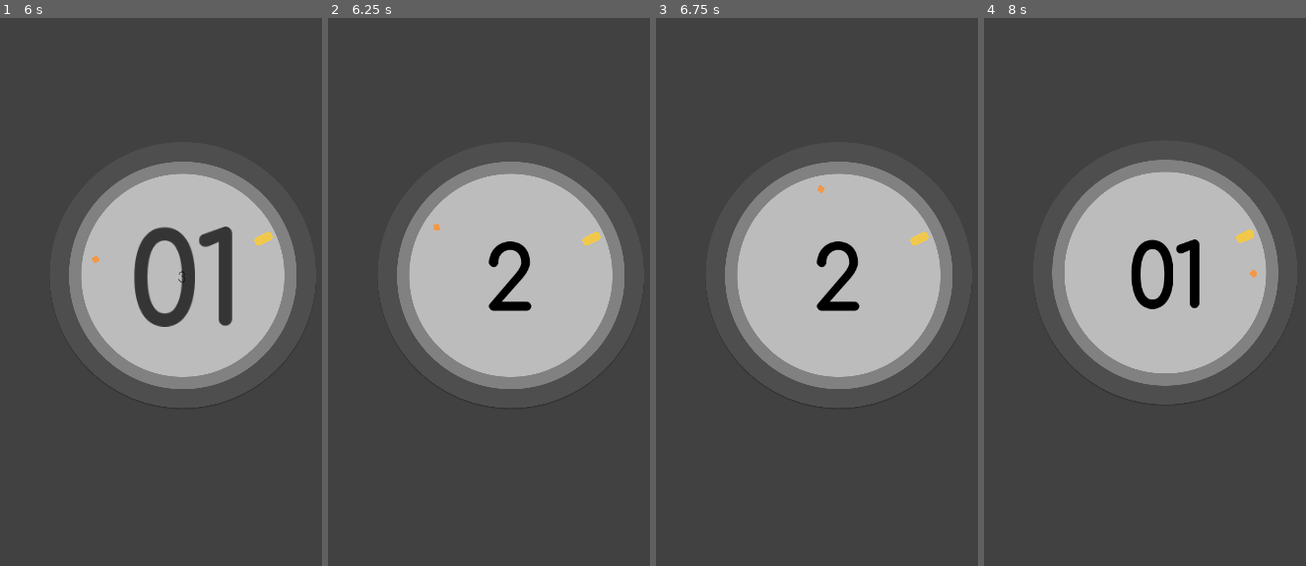
Above: before the commit, frames 1-4 (left to right).
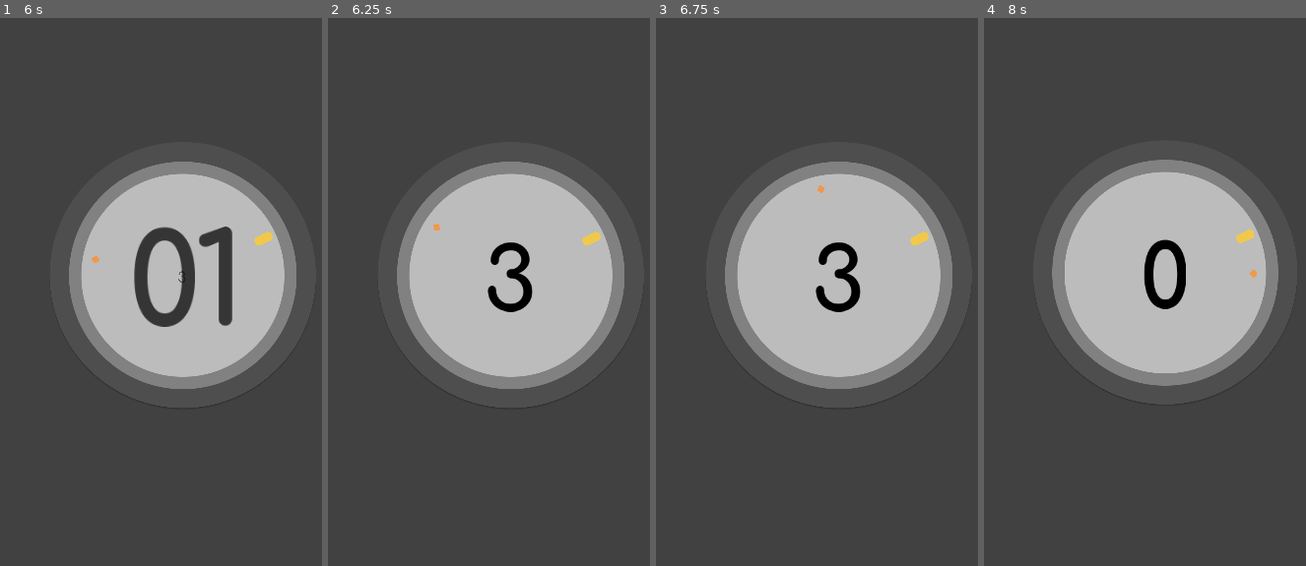
Above: after the commit, the same moments.

Repository: takecare/popthelock
Game: Godot game, scene res://scenes/Start.tscn
Same seed, same stepped clock (60 frames per second), same inputs: the game is played once before the commit and once after it. The engine's default icon, where the game draws it, is replaced by a stand-in: a white triangle on a blue panel in a dark square.
Inputs (mouse positions are in pixels of both pictures, inside the frame that each line leads up to):
- Up to frame 1 (6 s): click (183, 538) at 0.5 s; tap Enter at 1.25, 5 s; move the mouse to (161, 456) at 1.27 s; hold W 1.28-2.78 s; tap V at 1.35, 2.3, 3.6, 5.3 s; tap B at 1.55, 2.1, 3.05, 4.35 s; move the mouse to (315, 418) at 2.02 s; move the mouse to (51, 182) at 2.77 s; hold S 2.78-5.03 s; click (51, 182) at 2.85 s; tap Space at 3.5, 5.75 s; move the mouse to (206, 297) at 3.52 s; move the mouse to (115, 100) at 4.27 s; move the mouse to (280, 259) at 5.02 s; hold W from 5.03 s (still down); tap G at 5.1 s; move the mouse to (93, 341) at 5.77 s; tap H at 5.85 s
- Up to frame 2 (6.25 s): keep holding W; tap B at 6.05 s
- Up to frame 3 (6.75 s): keep holding W; tap Enter at 6.5 s; move the mouse to (884, 127) at 6.52 s; tap J at 6.6 s
- Up to frame 4 (8 s): keep holding W; tap V at 6.8 s; tap Space at 7.25 s; move the mouse to (1145, 456) at 7.27 s; tap Z at 7.35 s; tap B at 7.55 s

Frame 1 is identical in both runs. In frame 2, 0.6% of the frame differs, in the area x 49-64%, y 40-54%; in frame 3, 0.6%; in frame 4, 1.9%, in the area x 45-67%, y 40-54%.

Commit message:
wip: fix next level score jump

Diff:
--- a/scripts/Camera.gd
+++ b/scripts/Camera.gd
@@ -9,9 +9,9 @@
   animationPlayer.play("ZoomIn")
 
 func _on_zoomed_in() -> void:
-  print("> on zoomed in")
   # FIXME as we're playing the same animation ("ZoomIn") backwards when zooming
-  # out, this callback gets called immediately (when zooming back out)
+  # out, this callback gets called immediately (when zooming back out) -- this
+  # can be easily fixed with a flag (ugly tho)
   pass
 
 func zoom_out() -> void:
--- a/scripts/Main.gd
+++ b/scripts/Main.gd
@@ -40,7 +40,7 @@
 # should target and crosshair be children of lock?
 func _ready() -> void:
   target.position.x = lock.center.global_position.x
-  target.position.y = lock.body.rect_global_position.y + yOffset #lock.body.rect_size.y / 2
+  target.position.y = lock.body.rect_global_position.y + yOffset
   #target.position.y = lock.center.global_position.y - lock.body.rect_size.y / 2 + yOffset
   crosshair.set_position(target.global_position)
   score.center_on(lockCenter)
@@ -58,31 +58,31 @@
     return
   speed += 3 # TODO increase speed at reasonable pace
   crosshairRotationDirection *= -1
+  print("[MAIN] HIT score="+str(score.get_score())+", count="+str(count)+", level="+str(level))
+  decrease_count()
+  if count == 0:
+    increase_level()
+
+func decrease_count() -> void:
   count -= 1
-  if count == 0:
-    decrease_count()
-    increase_level()
-  else:
-    decrease_count()
+  score.decrease()
 
 func increase_level() -> void:
   level += 1
   count = progression[level]
-  score.set_score(count)
+  print("[MAIN] will increase level: score set to " + str(count))
+  score.next_level(count) # score.set_score(count)
   # TODO next angle has to place the target in the same direction as the xhair's movement
   target.set_rotation_around(lockCenter, randi() % 360)
-
-func decrease_count() -> void:
-  score.decrease()
 
 func _on_Crosshair_target_missed() -> void:
   if !isPlaying:
     return
-  #crosshairRotationDirection = -1 if rand_range(0, 1) > 0.5 else 1
-  print("> MISSED!")
   # TODO go to menu
   speed = initial_speed
-  score.reset()
+  level = 0
+  count = progression[level]
+  score.set_score(count)
   reset_target() # not working!
 
 func reset_target() -> void:
--- a/scripts/Score.gd
+++ b/scripts/Score.gd
@@ -5,8 +5,9 @@
 onready var currentScoreLayer: ScoreLayer = $CurrentScoreLayer
 onready var nextScoreLayer: ScoreLayer = $NextScoreLayer
 
+signal updated
+
 func _ready() -> void:
-  #set_score(score)
   currentScoreLayer.set_score(score)
 
   currentScoreLayer.visible = true
@@ -17,7 +18,6 @@
   _result = nextScoreLayer.connect("disappeared", self, "_next_disappeared")
 
 func center_on(_point: Vector2):
-  #set_global_position(Vector2(point.x - rect_size.x / 2, point.y - rect_size.y / 2))
   currentScoreLayer.center_on(_point)
   nextScoreLayer.center_on(_point)
   pass
@@ -25,7 +25,7 @@
 func get_score() -> int:
   return currentScoreLayer.get_score()
 
-enum Mode { INCREASING, DECREASING }
+enum Mode { INCREASING, DECREASING, NEXT_LEVEL }
 var mode = Mode.DECREASING
 
 func set_score(new: int) -> void:
@@ -33,27 +33,29 @@
   # currentScoreLayer is not set yet
   if currentScoreLayer == null:
     return
+  print("[SCORE] setting score to "+str(new))
   currentScoreLayer.set_score(new)
-  #if mode == Mode.DECREASING:
-  #  nextScoreLayer.set_score(new - 1)
-  #else:
-  #  nextScoreLayer.set_score(new + 1)
   score = new
-  print("UPDATED score to "+str(new))
+
+func next_level(new: int) -> void:
+  print("[SCORE] next level. setting score to "+str(new))
+  mode = Mode.NEXT_LEVEL
+  currentScoreLayer.set_score(new)
+  score = new
 
 func increase() -> void:
   mode = Mode.INCREASING
   nextScoreLayer.set_score(score + 1)
-  print("INC: score="+str(score)+" next="+str(nextScoreLayer.get_score()) + " curr="+str(currentScoreLayer.get_score()))
   currentScoreLayer.disappear()
   nextScoreLayer.appear()
 
-func decrease() -> void:
+# ff = fastforward (TODO) useful when going from 1 to 0 so we can animate from
+# 0 to NEW
+func decrease(ff: bool = false) -> void:
   mode = Mode.DECREASING
   nextScoreLayer.set_score(score - 1)
-  print("DEC: next="+str(nextScoreLayer.get_score()) + " curr="+str(currentScoreLayer.get_score()))
-  currentScoreLayer.disappear()
-  nextScoreLayer.appear()
+  currentScoreLayer.disappear(ff)
+  nextScoreLayer.appear(ff)
 
 func reset() -> void:
   # TODO animate counting down until 0
@@ -65,21 +67,23 @@
   pass
 
 func _current_disappeared() -> void:
-  pass #print("> current disappeared: " + str(nextScoreLayer.get_score()))
+  pass
 
 func _next_appeared() -> void:
   currentScoreLayer.reset()
   nextScoreLayer.reset(false)
+
+  if mode == Mode.NEXT_LEVEL:
+    currentScoreLayer.set_score(score)
+    return
+
+  print("[SCORE] animation finished. current score="+str(score))
   if mode == Mode.DECREASING:
-    print("NEXT APPEARED (DEC): setting current layer to "+str(score-1))
-    currentScoreLayer.set_score(score-1) #set_score(score - 1)
-    score = score - 1
-    #nextScoreLayer.set_score(score)
+    set_score(score-1) # score = score - 1
   else:
-    print("NEXT APPEARED (INC): setting current layer to "+str(score+1))
-    currentScoreLayer.set_score(score+1) #set_score(score + 1)
-    score = score + 1
-    #nextScoreLayer.set_score(score)
+    set_score(score+1) # score = score + 1
+  print("[SCORE] animation finished. setting score to "+str(score))
+  currentScoreLayer.set_score(score)
 
 func _next_disappeared() -> void:
   pass
--- a/scripts/ScoreLayer.gd
+++ b/scripts/ScoreLayer.gd
@@ -38,15 +38,15 @@
   score = new
   update()
 
-func appear() -> void:
+func appear(ff: bool = false) -> void:
   visible = true
-  animationPlayer.play("Appear")
+  animationPlayer.play("Appear", -1, 2.0 if ff else 1.0)
 
 func _appeared() -> void:
   emit_signal("appeared")
 
-func disappear() -> void:
-  animationPlayer.play("Disappear")
+func disappear(ff: bool = false) -> void:
+  animationPlayer.play("Disappear", -1, 2.0 if ff else 1.0)
 
 func _disappeared() -> void:
   emit_signal("disappeared")
--- a/scripts/Target.gd
+++ b/scripts/Target.gd
@@ -19,4 +19,3 @@
 
 func set_rotation_around(point: Vector2, angle: float):
   .set_rotation_around(point, angle)
-  print("> TARGET: set rotation to " + str(angle))
Not shown: 1 places in scenes/Main.tscn that only renumber resources
